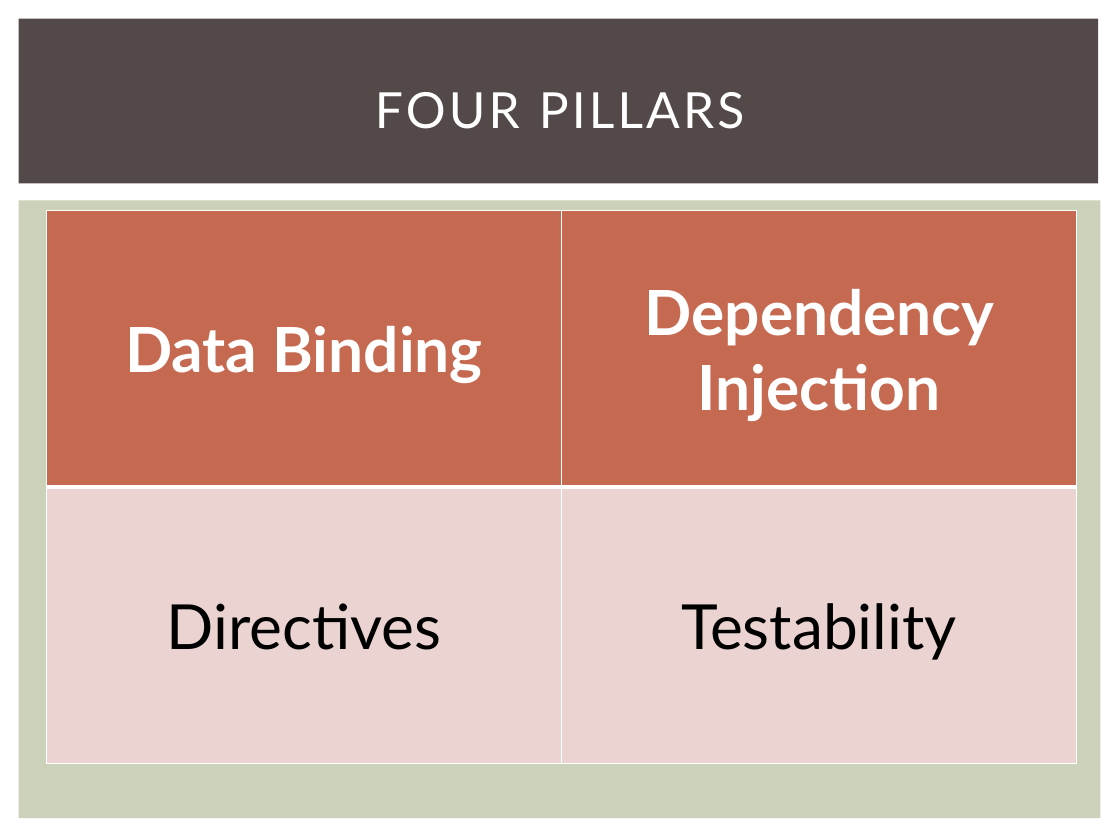
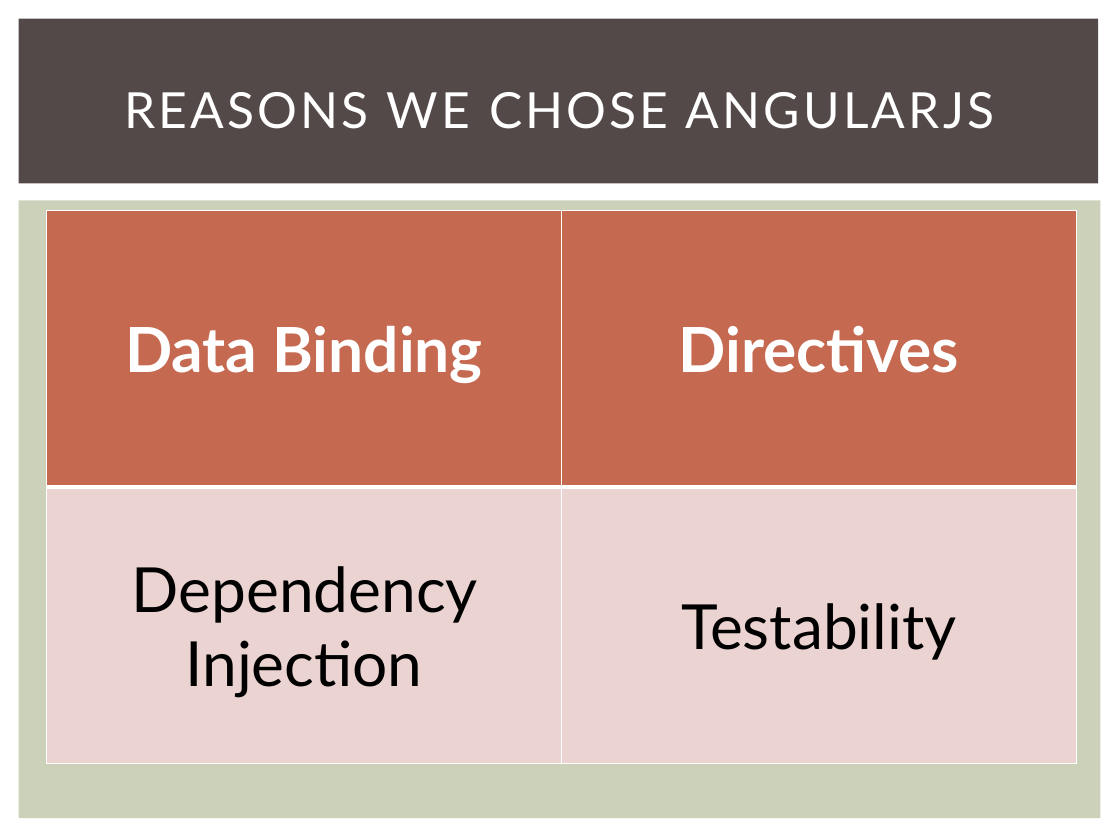
Before and after one commit to briangarofola/angularjs-meetup-portland, a slide deck: slide 7 of angularjs-meetup-portland.pptx (slide 6 before the commit). Drawn at 1120x840 pixels with LibreOffice and Linux fonts; fonts in the diff are those of the drawing. Boxes give left, top, right and bottom in pixels: in the first picture for what was removed or moved away, otherwise in the second. Text is boxed around its words. In the diff, an @@ line names an element or a change of style, - is before the commit and + after.

```diff
--- a/angularjs-meetup-portland.pptx
+++ b/angularjs-meetup-portland.pptx
@@ title at box(124, 92, 994, 129): text changed @@
-FOUR PILLARS
+REASONS WE CHOSE ANGULARJS
@@ table at box(47, 211, 1077, 764) @@
-row 1, column 2: Dependency Injection
+row 1, column 2: Directives
-row 2, column 1: Directives
+row 2, column 1: Dependency Injection
```
Also in this commit, not shown: 6 other slides changed, 1 slide added, 3 other files.
